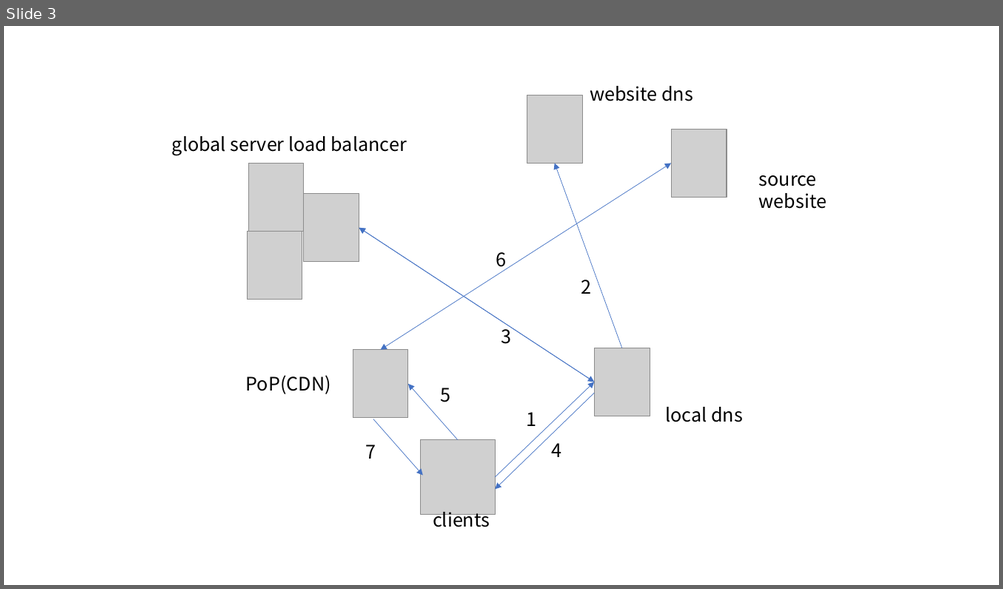
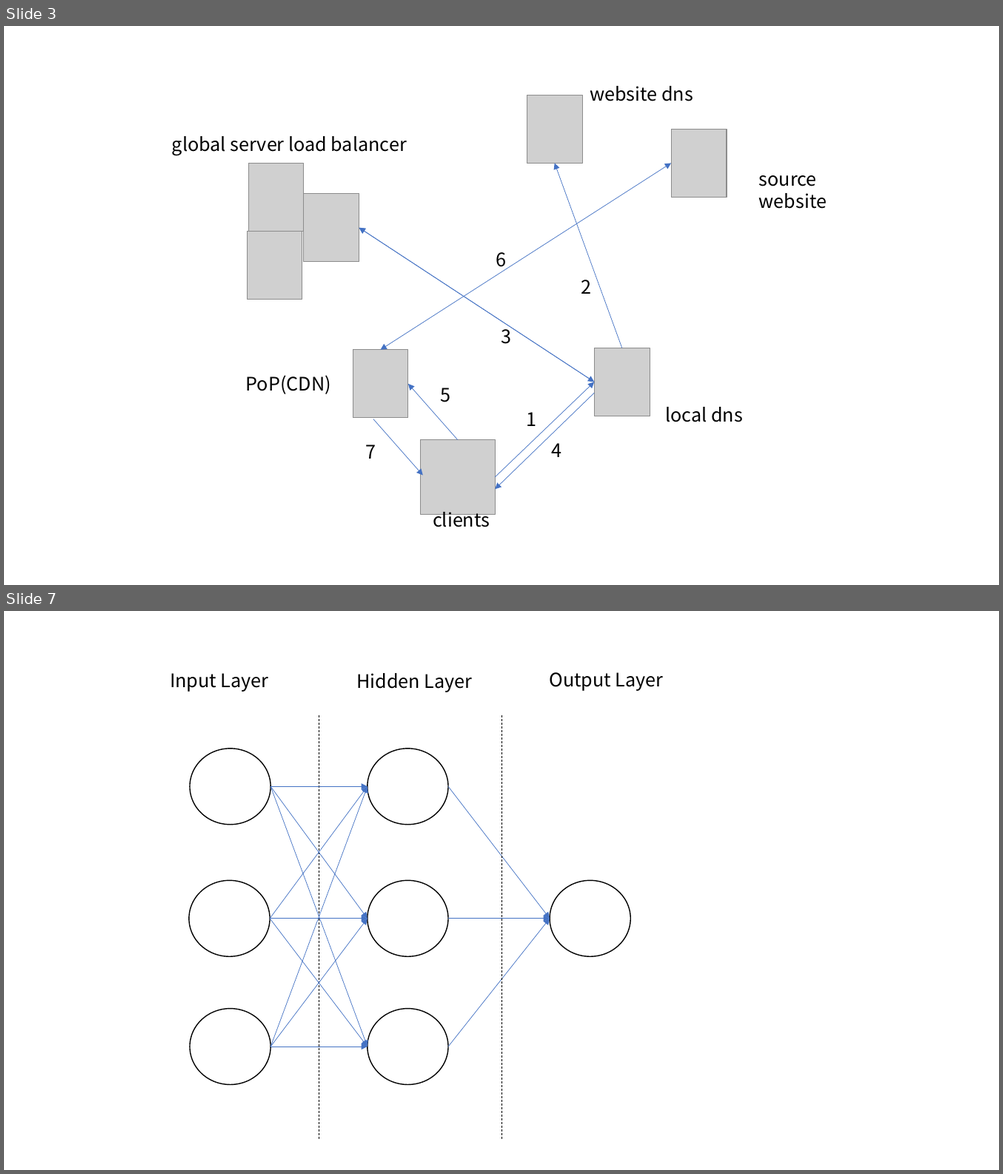
Before and after one commit to ZiyanWu/work, a slide deck: picture.pptx. Shown one above the other, each under a label of ours: slide 3 before the commit, slides 3 and 7 after it; the slides between them are not shown. The pictures are 1003x589 and 1003x1174 pixels, drawn with LibreOffice and Linux fonts; fonts in the diff are those of the drawing; grey boxes stand for pictures. Boxes give left, top, right and bottom in pixels: in the first picture for what was removed or moved away, otherwise in the second. Text is boxed around its words. In the diff, an @@ line names an element or a change of style, - is before the commit and + after.

```diff
--- a/picture.pptx
+++ b/picture.pptx
@@ slide 7 added at bbox=[4, 611, 999, 1170], background #FFFFFF @@
@@ text added at bbox=[170, 673, 269, 692], 18 pt, text #000000 @@
+Input Layer
@@ text added at bbox=[356, 673, 472, 692], 18 pt, text #000000 @@
+Hidden Layer
@@ text added at bbox=[549, 672, 663, 691], 18 pt, text #000000 @@
+Output Layer
@@ line added from (318, 715) to (318, 1140), #000000 0.5 pt dashed @@
@@ line added from (502, 715) to (502, 1140), #000000 0.5 pt dashed @@
@@ ellipse added at bbox=[190, 749, 270, 824], fill #FFFFFF, outline #000000 1 pt @@
@@ ellipse added at bbox=[367, 749, 448, 824], fill #FFFFFF, outline #000000 1 pt @@
@@ arrow added from (270, 919) to (367, 786), #4472C4 0.5 pt @@
@@ arrow added from (270, 786) to (367, 919), #4472C4 0.5 pt @@
@@ arrow added from (270, 786) to (367, 786), #4472C4 0.5 pt @@
@@ arrow added from (270, 786) to (367, 1047), #4472C4 0.5 pt @@
@@ arrow added from (270, 1047) to (367, 786), #4472C4 0.5 pt @@
@@ arrow added from (448, 786) to (549, 919), #4472C4 0.5 pt @@
@@ ellipse added at bbox=[189, 880, 270, 957], fill #FFFFFF, outline #000000 1 pt @@
@@ ellipse added at bbox=[367, 880, 448, 957], fill #FFFFFF, outline #000000 1 pt @@
@@ ellipse added at bbox=[549, 880, 630, 957], fill #FFFFFF, outline #000000 1 pt @@
@@ arrow added from (270, 919) to (367, 919), #4472C4 0.5 pt @@
@@ arrow added from (270, 919) to (367, 1047), #4472C4 0.5 pt @@
@@ arrow added from (270, 1047) to (367, 919), #4472C4 0.5 pt @@
@@ arrow added from (448, 919) to (549, 919), #4472C4 0.5 pt @@
@@ arrow added from (448, 1047) to (549, 919), #4472C4 0.5 pt @@
@@ ellipse added at bbox=[190, 1008, 270, 1085], fill #FFFFFF, outline #000000 1 pt @@
@@ ellipse added at bbox=[367, 1008, 448, 1085], fill #FFFFFF, outline #000000 1 pt @@
@@ arrow added from (270, 1047) to (367, 1047), #4472C4 0.5 pt @@
```
Also in this commit, not shown: 6 other slides added, 13 other files.
